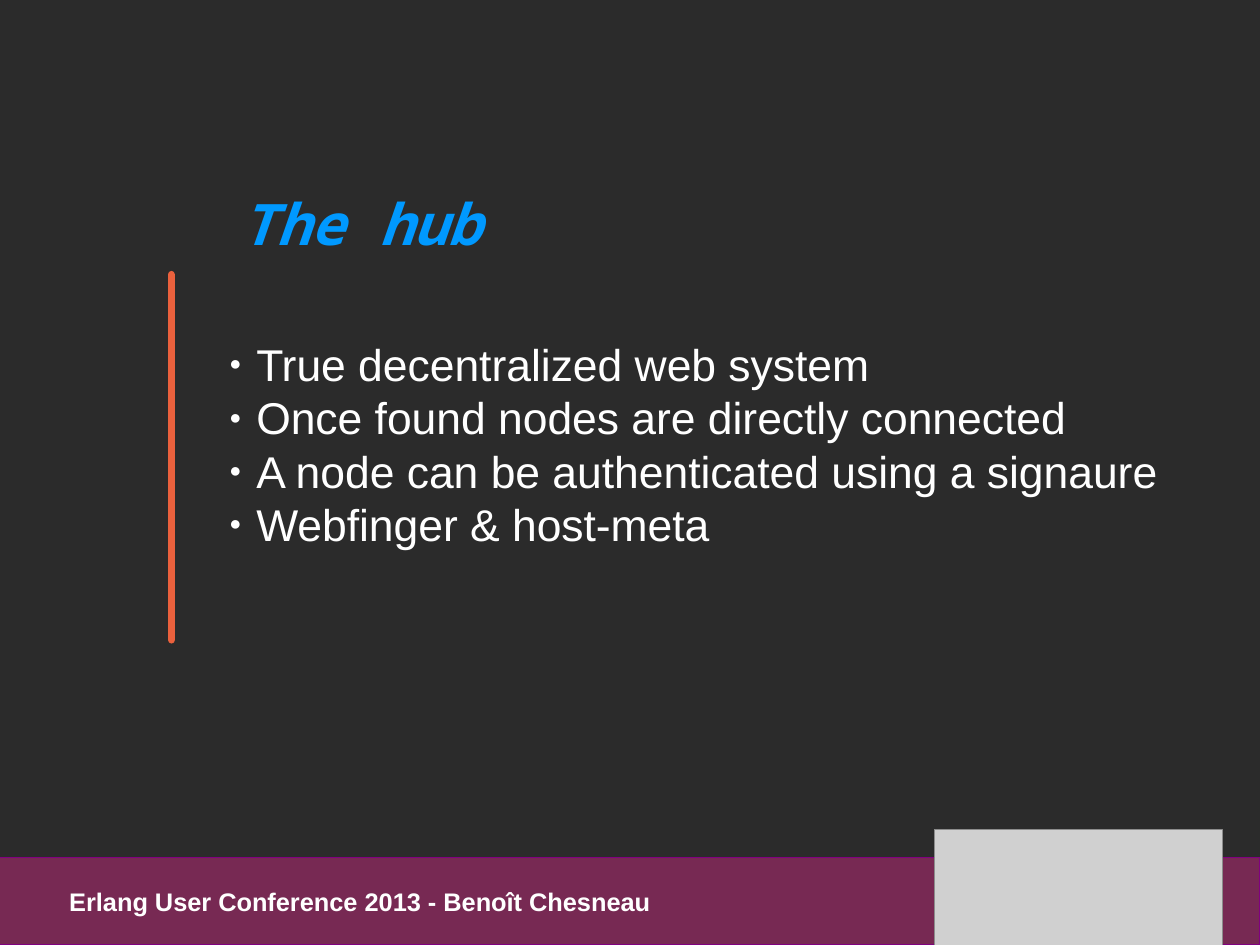
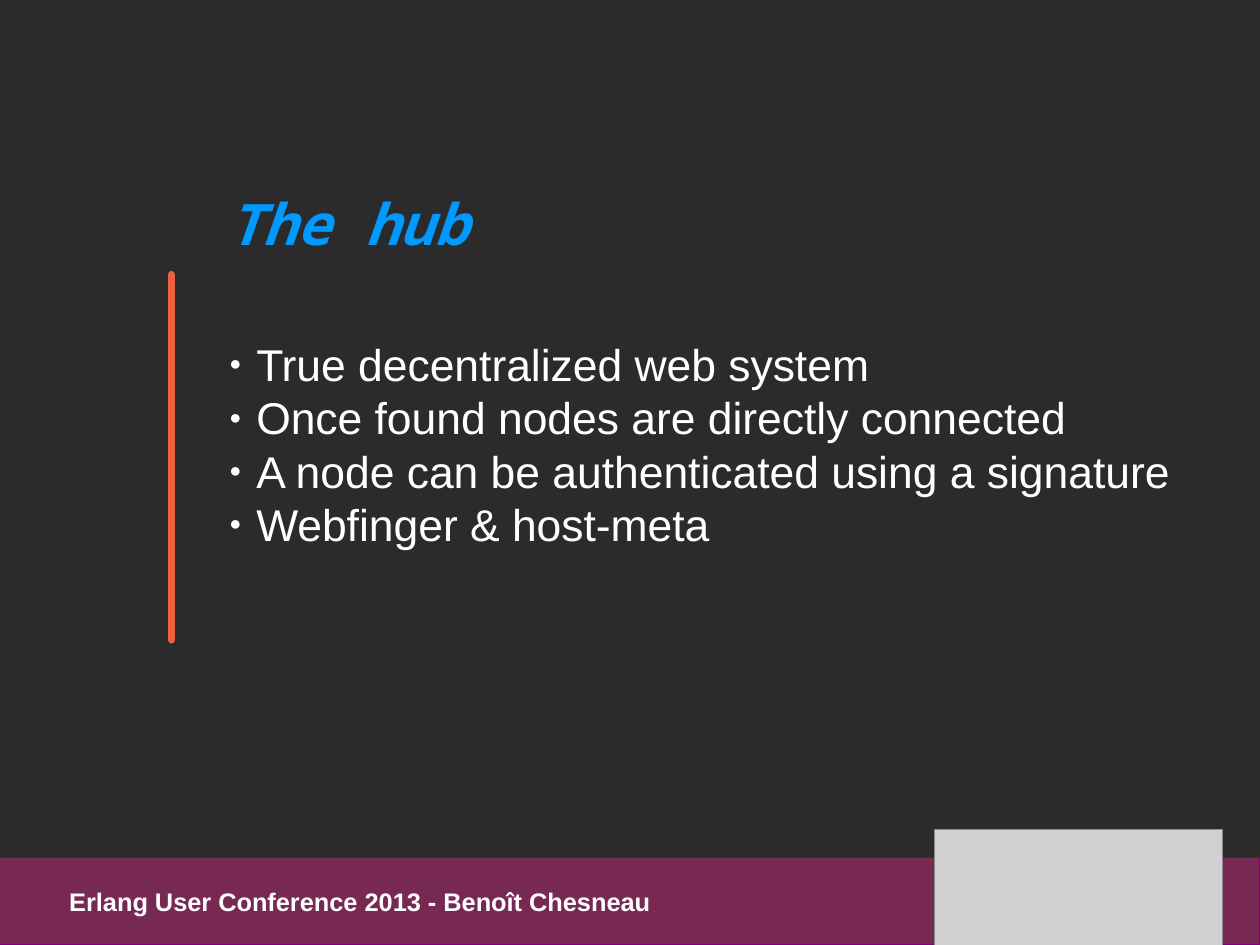
Before and after one commit to refuge/media, a slide deck: slide 30 of slides/pres_refuge_euc2013.odp (slide 28 before the commit). Drawn at 1260x945 pixels with LibreOffice and Linux fonts; fonts in the diff are those of the drawing; grey boxes stand for pictures; background and template pictures are left out; a plain dark background stands for a picture behind light text. Boxes give left, top, right and bottom in pixels: in the first picture for what was removed or moved away, otherwise in the second. Text is boxed around its words. In the diff, an @@ line names an element or a change of style, - is before the commit and + after.

```diff
--- a/slides/pres_refuge_euc2013.odp
+++ b/slides/pres_refuge_euc2013.odp
@@ text "The hub": place and size @@
-text "The hub" at [242,201,482,246]
+text "The hub" at [228,201,469,246]
@@ text at [256,455,1170,497]: text changed @@
-● A node can be authenticated using a signaure
+● A node can be authenticated using a signature
```
Also in this commit, not shown: 10 other slides changed, 3 slides added, 2 other files.
